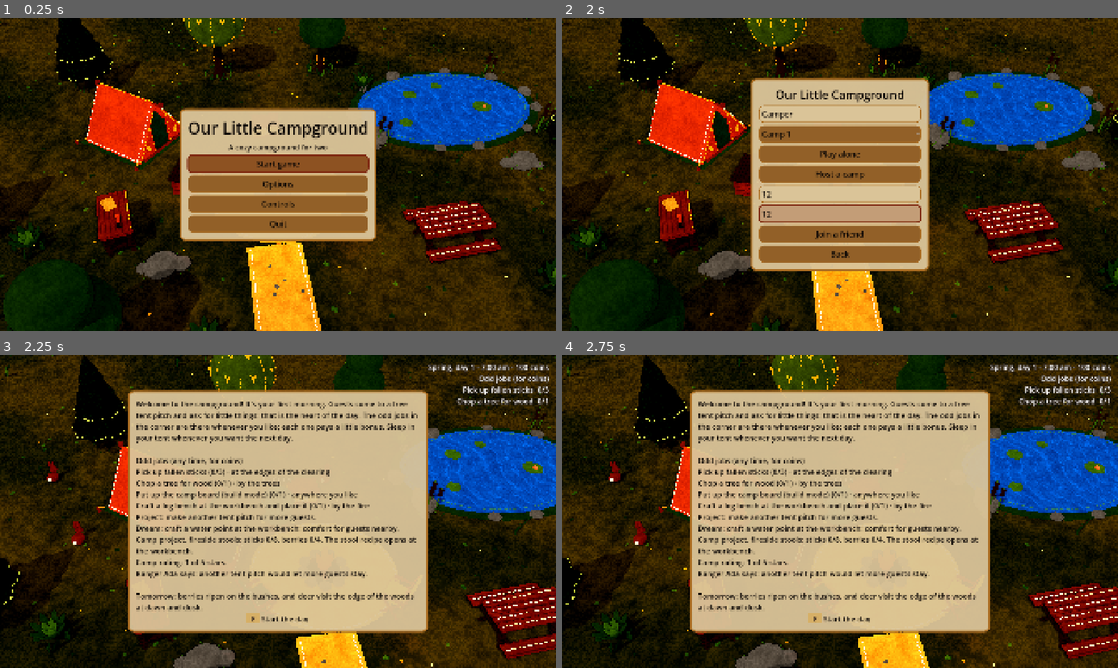
Above: before the commit, frames 1-4 (two rows, left to right).
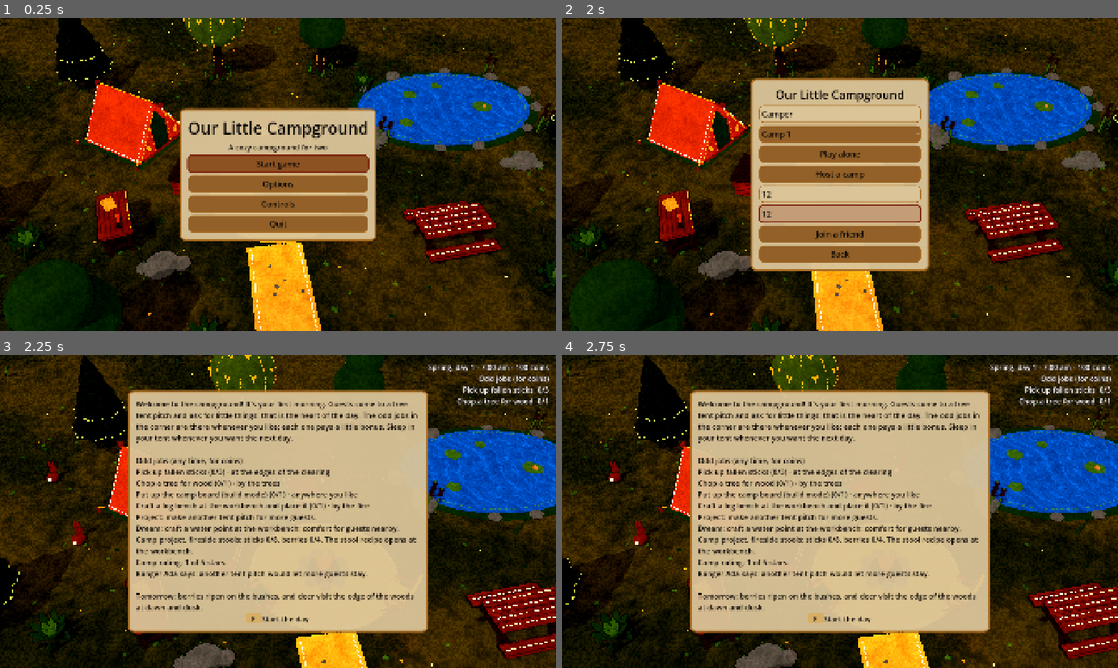
Above: after the commit, the same moments.

Repository: mckevito/Tiny-Game
Game: Godot game, scene res://scenes/camp.tscn
The game is run twice, just before and just after one commit, with the same random seed, the same clock (stepped at 60 frames per second) and the same inputs.
Inputs (mouse positions are in pixels of both pictures, inside the frame that each line leads up to):
- Up to frame 1 (0.25 s): no input
- Up to frame 2 (2 s): click "Start game" at 0.5 s; click (840, 193) at 1.27 s; type "12" at 1.35 s; click (840, 215) at 1.5 s; type "12" at 1.58 s
- Up to frame 3 (2.25 s): click "Play alone" at 2 s
- Up to frame 4 (2.75 s): no input

Frames 1-2 are identical in both runs. In frame 3, less than 0.1% of the frame differs, in the area x 46-56%, y 82-86%; in frame 4, less than 0.1%.

Commit message:
Keep one-letter keycaps with their words: a no-break figure space pads them
Co-Authored-By: Claude Opus 5.5 (1M context) <noreply@anthropic.com>

Diff:
--- a/data/text.json
+++ b/data/text.json
@@ -587,7 +587,7 @@
   "glyphs": {
     "join": " ",
     "key_pad": " ",
-    "key_pad_one": " ",
+    "key_pad_one": " ",
     "gap": "  "
   }
 }
--- a/scripts/core/prompts.gd
+++ b/scripts/core/prompts.gd
@@ -50,6 +50,7 @@
 	var face := Color(FeltBuilder.swatch(str(Tuning.value("tuning", face_key, "warm_cream"))).linear_to_srgb())
 	var ink := Color(FeltBuilder.swatch(str(Tuning.value("tuning", "glyphs.key_ink_swatch", "ink_brown"))).linear_to_srgb())
 	# A one-letter key gets wider padding (text: glyphs.key_pad_one), so a thin letter such as I still reads as a key.
+	# Both paddings are no-break spaces, so a line never wraps inside a keycap or between it and its words.
 	var pad := Tuning.text("glyphs.key_pad_one" if name.length() == 1 else "glyphs.key_pad")
 	return "[bgcolor=#%s][color=#%s][outline_size=0]%s%s%s[/outline_size][/color][/bgcolor]" % [face.to_html(),
 			ink.to_html(), pad, name, pad]
--- a/tests/test_hud.gd
+++ b/tests/test_hud.gd
@@ -434,4 +434,9 @@
 	await _done()
 	if why == "" and not Prompts.rich("{pack}", false).contains(Tuning.text("glyphs.key_pad_one") + "I"):
 		why = "a one-letter key should get the wider keycap padding"
-	return why
+	# Playtest: an en space (a breaking space) let the hint wrap between "E" and "use or pick up" at 150%.
+	for key in ["glyphs.key_pad", "glyphs.key_pad_one", "glyphs.join"]:
+		for c in Tuning.text(key):
+			if why == "" and not ["\u00a0", "\u2007", "\u202f"].has(c):
+				why = "%s should only hold no-break spaces, so a keycap never wraps from its words" % key
+	return why
Not shown, changed: docs/STATUS.md
